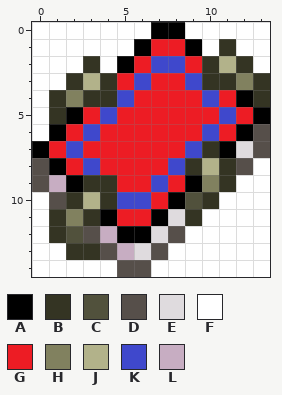
One commit to this pixel-art sprite: Items/Weapons/BoneConfusion.png. Above: the version before the commit.
The file is 28x30 pixels, drawn in blocks of 2x2; one block is one cell here. Colours within 5 levels of each other are drawn and written as one.
Palette (. is transparent): A #000000  B #343423  C #51513c  D #564f4a  E #dfdbde  F #ffffff  G #ed1c24  H #81815f  J #b2b28a  K #3f48cc  L #c7adc2
Now the later version:
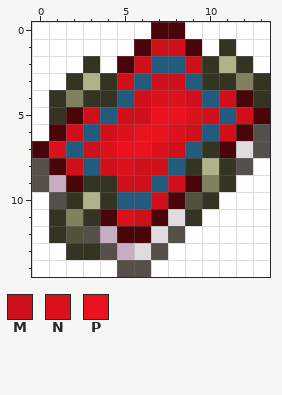
Colours new in this view: M #cf101a  N #db111c  P #e9121d
Commit: Changed spell shading & colors Sry steve
Difference:
{"colour":"A","old":"#000000","new":"#490509"}
{"colour":"K","old":"#3f48cc","new":"#225b7d"}
{"y":1,"x":7,"old":"GG","new":"MM"}
{"y":2,"x":6,"old":"G","new":"M"}
{"y":2,"x":9,"old":"G","new":"M"}
{"y":3,"x":5,"old":"G","new":"M"}
{"y":3,"x":7,"old":"GG","new":"MM"}
{"y":4,"x":6,"old":"GGGG","new":"MNNM"}
{"y":4,"x":11,"old":"G","new":"M"}
{"y":5,"x":3,"old":"G","new":"M"}
{"y":5,"x":5,"old":"GGGGGG","new":"MMPPNM"}
{"y":5,"x":12,"old":"G","new":"M"}
{"y":6,"x":2,"old":"G","new":"M"}
{"y":6,"x":4,"old":"GGGGGG","new":"MNPPNM"}
{"y":6,"x":11,"old":"G","new":"M"}
{"y":7,"x":1,"old":"G","new":"N"}
{"y":7,"x":3,"old":"GGGGGG","new":"MNPPNM"}
{"y":8,"x":2,"old":"G","new":"M"}
{"y":8,"x":4,"old":"GGGG","new":"MNMM"}
{"y":9,"x":5,"old":"GG","new":"MM"}
{"y":9,"x":8,"old":"G","new":"M"}
{"y":10,"x":7,"old":"G","new":"M"}
{"y":11,"x":5,"old":"GG","new":"NM"}
{"label":"changed","picture_box":[32,22,270,243]}
